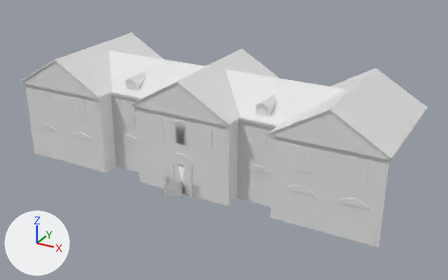
Before and after pictures for a commit that changed the FBX model Assets/Shop/Facade/grass.fbx.
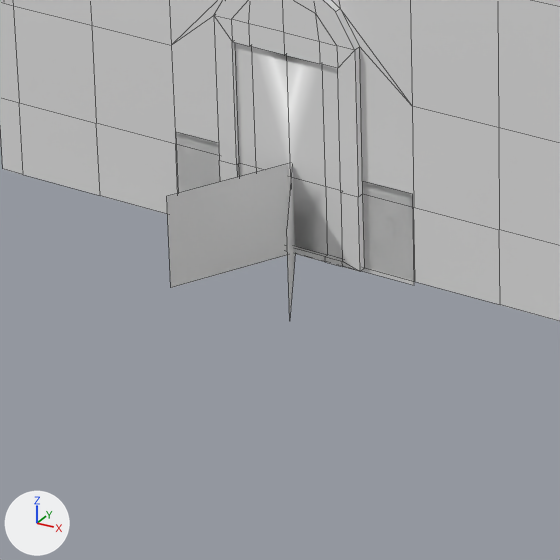
Each version appears first whole from a 50 mm camera at (23.71, -36.31, 23.57) aimed at (1.35, 4.33, 3.24), and next in a close-up on the part from 31% to 49% of the width and 56% to 85% of the height. Lighting does not change. The marker at lower left points along +X, +Y and +Z. The first two pictures are the older version. The close-ups show mesh edges as thin lines. Where no turn or scale is listed for an object, it has been applied to the vertices. Vertices at exactly the same position are counted once.

Objects in the first close-up: 'Grass', 'House V2'.
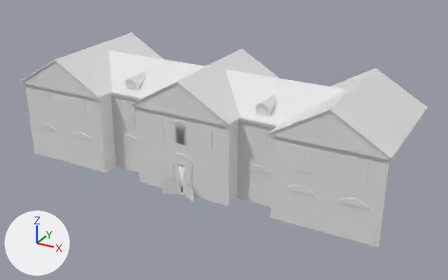
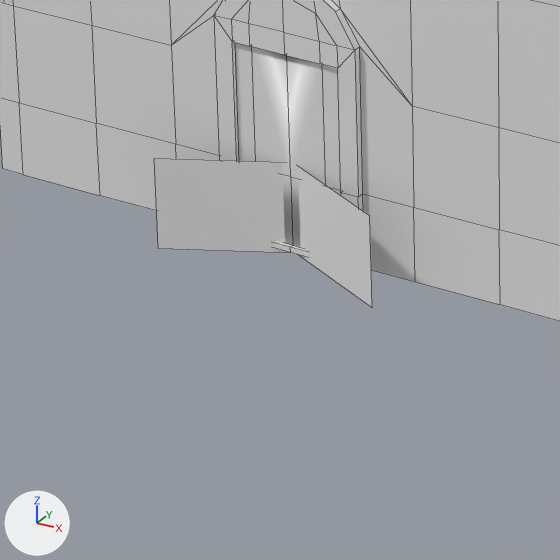
Pixel boxes (x1, y1, x2, y2) of what changed, in the close-ups (560 x 560 px):
```json
{"object": "Grass", "change": "reshaped", "before": [167, 132, 414, 317], "after": [154, 158, 372, 307]}
{"part": 1, "of": "me_plane_001", "change": "rebuilt", "before": [167, 164, 289, 288], "after": [298, 166, 372, 307]}
{"part": 2, "of": "me_plane_001", "change": "rebuilt", "before": [287, 168, 295, 317], "after": [154, 158, 290, 253]}
{"part": 3, "of": "me_plane_001", "change": "deleted", "before": [176, 132, 414, 285]}
```

Edits to the scene script, one JSON object a line:
```json
{"block": "me_plane_001", "where": "# used by ob_grass; location = (0.0, 0.0, 0.0)"}
{"op": "remove", "block": "me_plane_001", "code": "me_plane_001.from_pydata(...)  # 12 vertices, 3 faces; spans x -1.59..1.59, y -1.38..1.38, z -0.05..1.12"}
{"op": "add", "block": "me_plane_001", "code": "me_plane_001.from_pydata(...)  # 8 vertices, 2 faces; spans x -1.44..1.44, y -0.67..0.67, z -0.05..1.12"}
{"block": "me_plane_001", "change": "me_plane_001 part 1: the loose piece of 4 vertices spanning x -0.8..0.8, y -1.38..1.38, z -0.05..1.12 is rebuilt with 4 vertices and now spans x -1.44..1.44, y -0.67..0.67, z -0.05..1.12"}
{"block": "me_plane_001", "change": "me_plane_001 part 2: the loose piece of 4 vertices spanning x -0.8..0.8, y -1.38..1.38, z -0.05..1.12 is rebuilt with 4 vertices and now spans x -1.44..1.44, y -0.67..0.67, z -0.05..1.12"}
{"block": "me_plane_001", "change": "me_plane_001 part 3: the loose piece of 4 vertices spanning x -1.59..1.59, y 0.0, z -0.05..1.12 is deleted"}
```
